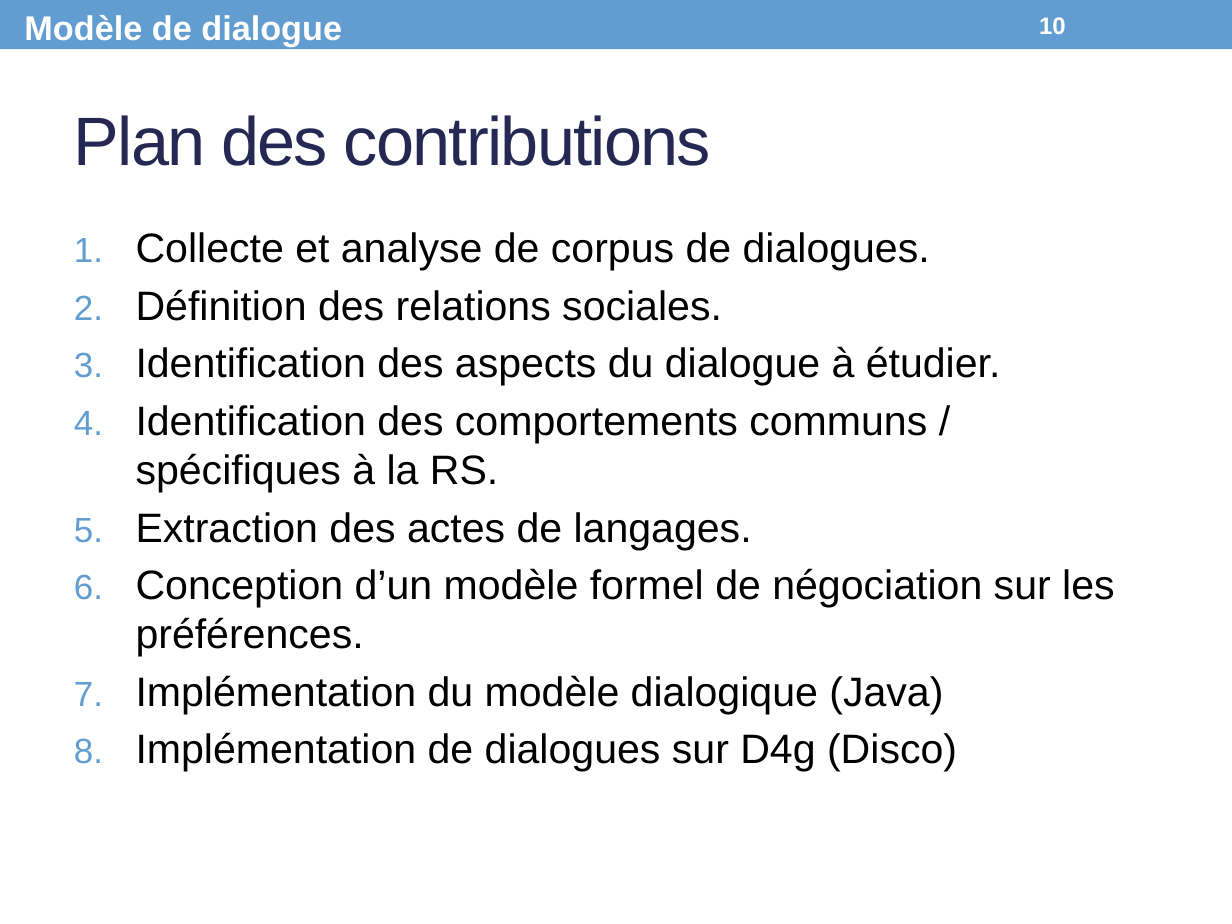
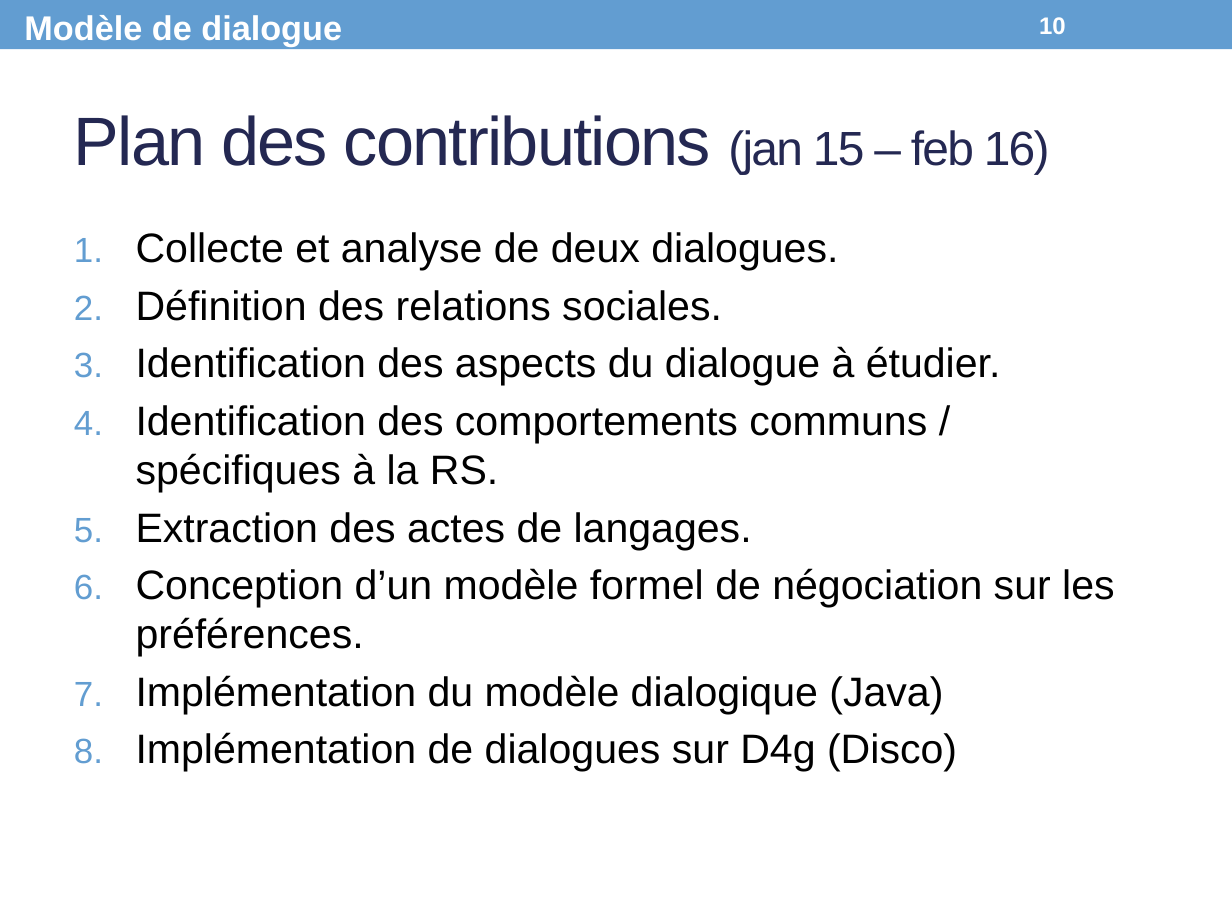
Before and after one commit to Olydia/Discolog, a slide deck: slide 10 of papers/Presentations/CPU_Presentation.pptx. Drawn at 1232x924 pixels with LibreOffice and Linux fonts; fonts in the diff are those of the drawing. Boxes give left, top, right and bottom in pixels: in the first picture for what was removed or moved away, otherwise in the second. Text is boxed around its words. In the diff, an @@ line names an element or a change of style, - is before the commit and + after.

```diff
--- a/papers/Presentations/CPU_Presentation.pptx
+++ b/papers/Presentations/CPU_Presentation.pptx
@@ title at box(74, 115, 1050, 175): text changed @@
-Plan des contributions
+Plan des contributions (jan 15 – feb 16)
@@ text at box(136, 232, 838, 271): text changed @@
-1. Collecte et analyse de corpus de dialogues.
+1. Collecte et analyse de deux dialogues.
```
Also in this commit, not shown: 14 other slides changed, 1 slide removed.
